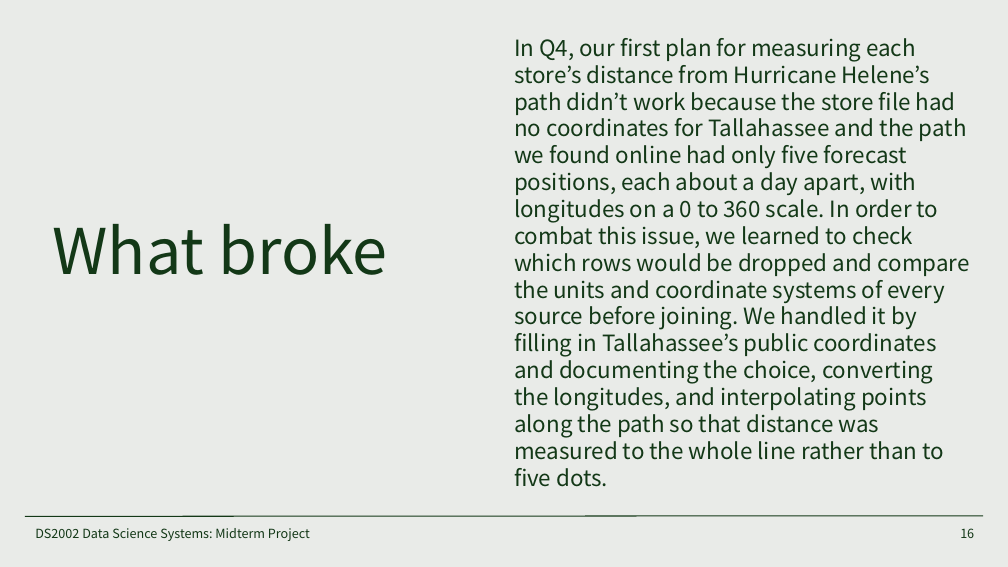
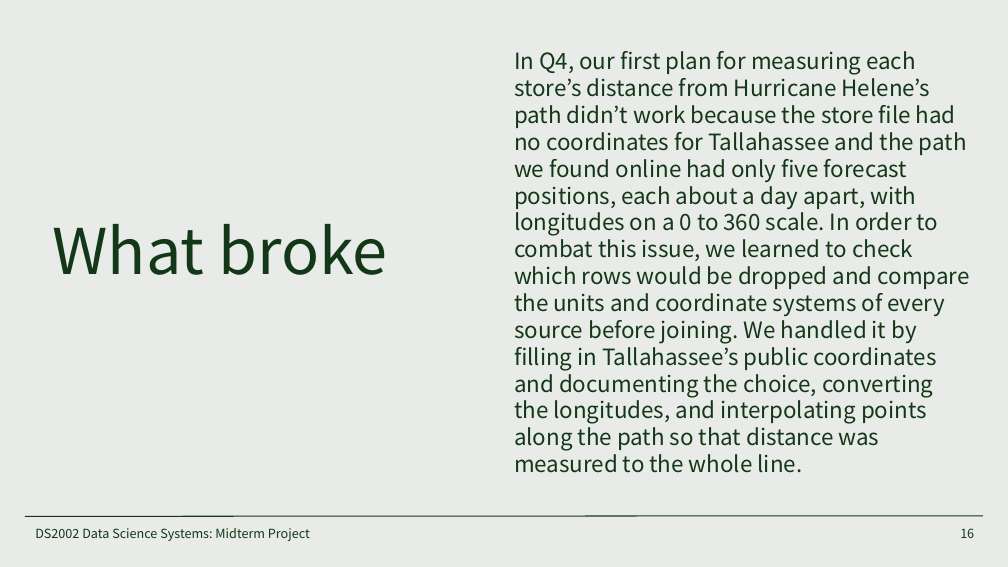
Before and after one commit to simichakravarty16/walmart-hurricane-project, a slide deck: slide 16 of Midterm Project Presentation.pptx. Drawn at 1008x567 pixels with LibreOffice and Linux fonts; fonts in the diff are those of the drawing. Boxes give left, top, right and bottom in pixels: in the first picture for what was removed or moved away, otherwise in the second. Text is boxed around its words. In the diff, an @@ line names an element or a change of style, - is before the commit and + after.

```diff
--- a/Midterm Project Presentation.pptx
+++ b/Midterm Project Presentation.pptx
@@ subtitle at <box>514,51,970,473</box>: text changed @@
-In Q4, our first plan for measuring each store’s distance from Hurricane Helene’s path didn’t work because the store file had no coordinates for Tallahassee and the path we found online had only five forecast positions, each about a day apart, with longitudes on a 0 to 360 scale. In order to combat this issue, we learned to check which rows would be dropped and compare the units and coordinate systems of every source before joining. We handled it by filling in Tallahassee’s public coordinates and documenting the choice, converting the longitudes, and interpolating points along the path so that distance was measured to the whole line rather than to five dots.
+In Q4, our first plan for measuring each store’s distance from Hurricane Helene’s path didn’t work because the store file had no coordinates for Tallahassee and the path we found online had only five forecast positions, each about a day apart, with longitudes on a 0 to 360 scale. In order to combat this issue, we learned to check which rows would be dropped and compare the units and coordinate systems of every source before joining. We handled it by filling in Tallahassee’s public coordinates and documenting the choice, converting the longitudes, and interpolating points along the path so that distance was measured to the whole line.
```
